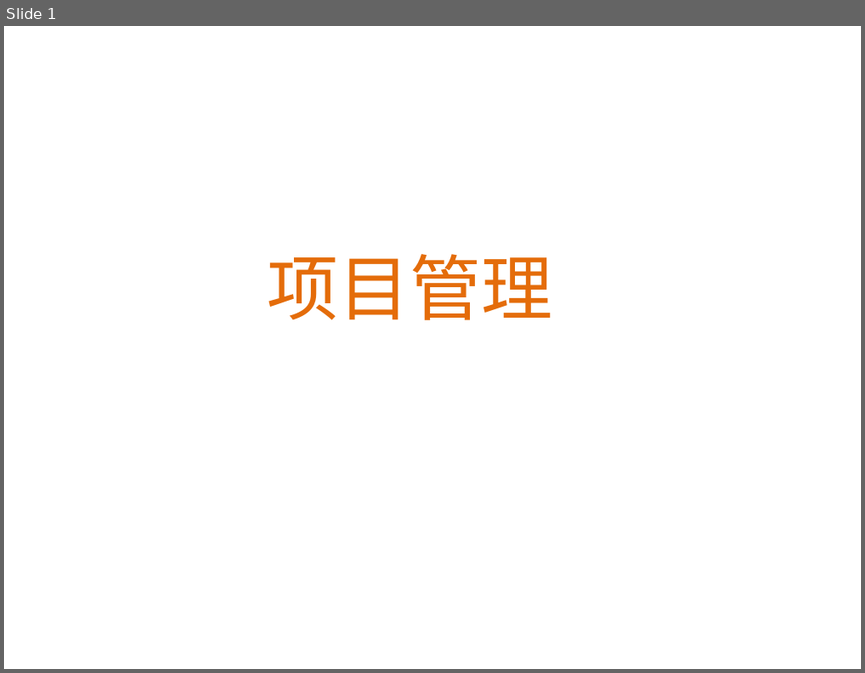
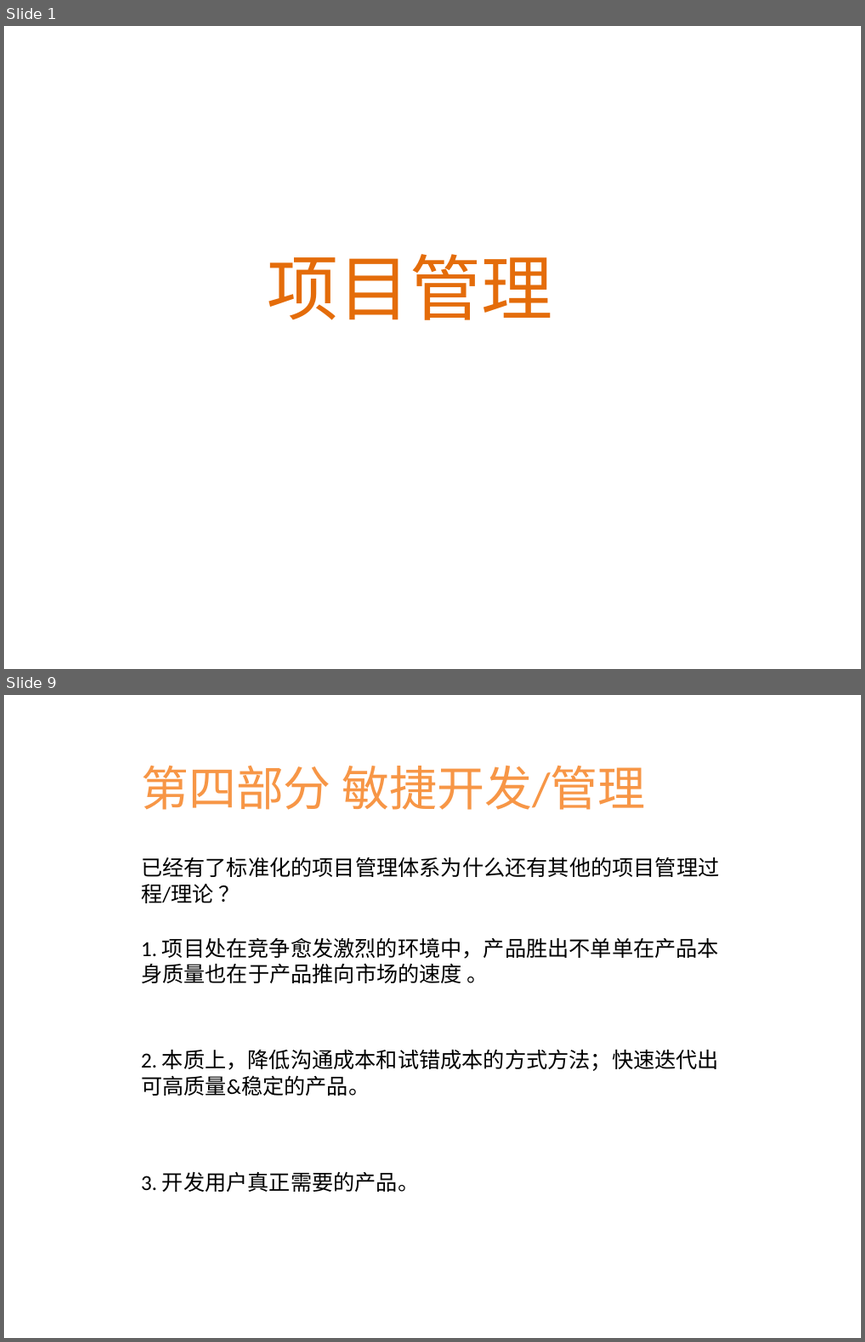
Before and after one commit to itwyhuaing/ProjectM, a slide deck: HaiNaBian_PM知识分享/201812/PM.pptx. Shown one above the other, each under a label of ours: slide 1 before the commit, slides 1 and 9 after it; the slides between them are not shown. The pictures are 865x673 and 865x1342 pixels, drawn with LibreOffice and Linux fonts; fonts in the diff are those of the drawing; background and template pictures are left out. Boxes give left, top, right and bottom in pixels: in the first picture for what was removed or moved away, otherwise in the second. Text is boxed around its words. In the diff, an @@ line names an element or a change of style, - is before the commit and + after.

```diff
--- a/HaiNaBian_PM知识分享/201812/PM.pptx
+++ b/HaiNaBian_PM知识分享/201812/PM.pptx
@@ slide 9 added at [4, 695, 861, 1338], background picture (left out) @@
@@ text added at [141, 766, 645, 810], 40 pt, text #F79646 @@
+第四部分 敏捷开发/管理
@@ text added at [141, 857, 719, 903], 18 pt, text #000000 @@
+已经有了标准化的项目管理体系为什么还有其他的项目管理过程/理论 ？
@@ text added at [141, 937, 719, 983], 18 pt, text #000000 @@
+1. 项目处在竞争愈发激烈的环境中，产品胜出不单单在产品本身质量也在于产品推向市场的速度 。
@@ text added at [141, 1049, 719, 1095], 18 pt, text #000000 @@
+2. 本质上，降低沟通成本和试错成本的方式方法；快速迭代出可高质量&稳定的产品。
@@ text added at [141, 1171, 419, 1191], 18 pt, text #000000 @@
+3. 开发用户真正需要的产品。
```
Also in this commit, not shown: 3 slides changed, 7 other slides added, 2 slides removed, 1 other file.
